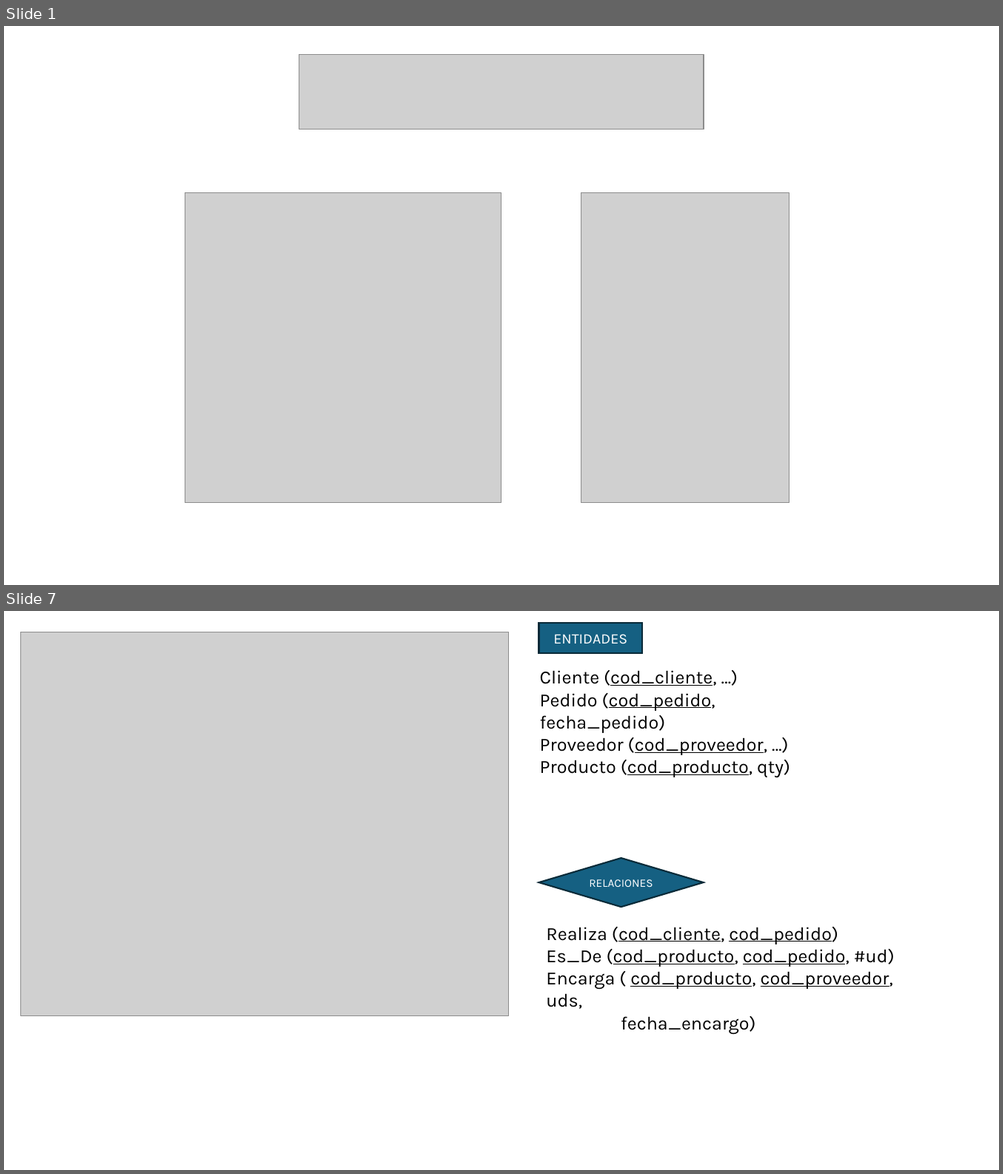
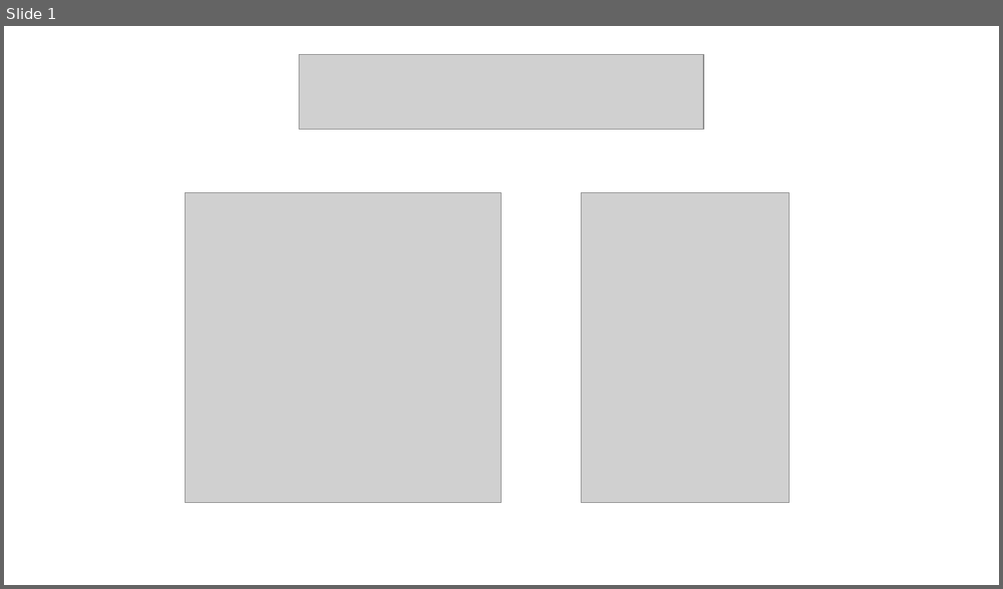
Before and after one commit to AchillesD9-Alex/-2024-Java-Angular-Bootcamp, a slide deck: [JAVA]/C3/TA14/ta14.pptx. Shown one above the other, each under a label of ours: slides 1 and 7 before the commit, slide 1 after it; the slides between them are not shown. The pictures are 1003x1174 and 1003x589 pixels, drawn with LibreOffice and Linux fonts; fonts in the diff are those of the drawing; grey boxes stand for pictures. Boxes give left, top, right and bottom in pixels: in the first picture for what was removed or moved away, otherwise in the second. Text is boxed around its words. In the diff, an @@ line names an element or a change of style, - is before the commit and + after.

```diff
--- a/[JAVA]/C3/TA14/ta14.pptx
+++ b/[JAVA]/C3/TA14/ta14.pptx
@@ slide 7 removed at [4,611,999,1170], background #FFFFFF @@
@@ picture removed at [20,632,509,1016] @@
@@ rectangle removed at [539,623,643,652] @@
-ENTIDADES
@@ text removed at [540,670,790,777] @@
-Cliente (cod_cliente, …)
-Pedido (cod_pedido, fecha_pedido)
-Proveedor (cod_proveedor, …)
-Producto (cod_producto, qty)
@@ diamond removed at [539,858,703,907] @@
-RELACIONES
@@ text removed at [546,927,894,1009] @@
-Realiza (cod_cliente, cod_pedido)
-Es_De (cod_producto, cod_pedido, #ud)
-Encarga ( cod_producto, cod_proveedor, uds,
-fecha_encargo)
```
Also in this commit, not shown: 12 slides added, 7 other slides removed, 1 other file.
